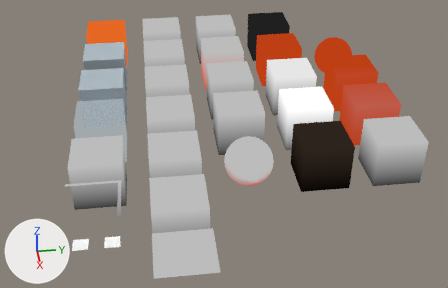
What one commit did to the Blender file assets/test_chambers/materials.blend.
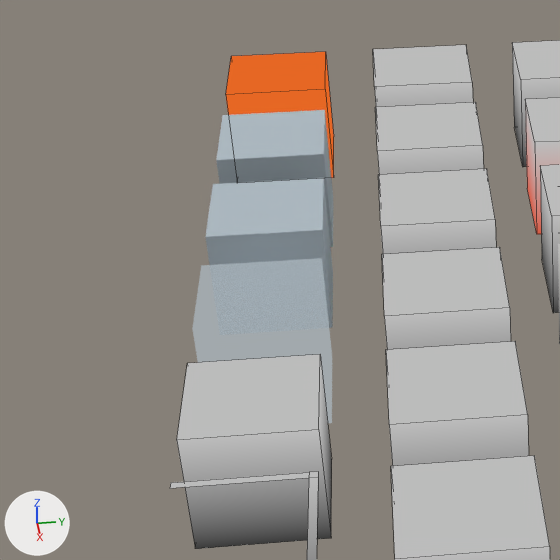
Each version is shown whole from a 50 mm camera at (29.28, -0.57, 14.58) aimed at (5.89, 2.37, -1.18), then close up on the part from 0% to 48% of the width and 0% to 74% of the height. Lighting does not change. The marker at lower left points along +X, +Y and +Z. The close-ups show mesh edges as thin lines.

In view in the first close-up: 'Plane', 'ambient block.001', 'ambient block.002', 'ambient block.003', 'ambient block.004', 'ambient block.005', 'ambient block.006', 'ambient block.007', 'ambient block.008', 'ambient block.016', 'ambient block.019', 'ambient block.026'.
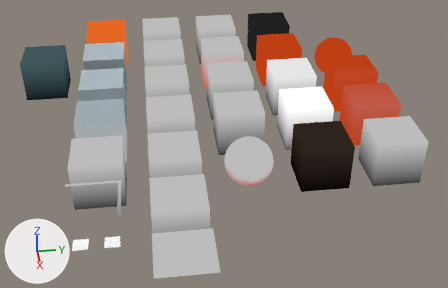
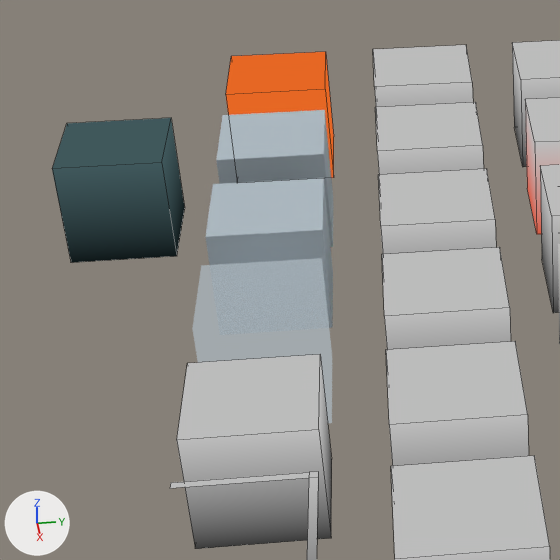
Where the change shows, as pixel boxes (x1, y1, x2, y2) in the close-ups (560 x 560 px):
'ambient block.032', added (cyan)
    after: (52, 118, 185, 263)

Edits to the bpy script that builds the scene:
```text
Add mat_door01a_skin6:
    mat_door01a_skin6 = bpy.data.materials.new('door01a_skin6')
    # nodes: Emission, Mix, OutputMaterial, VertexColor
    # colours: cyan #5a7a7f
Add me_cube_030:
    me_cube_030.from_pydata(...)  # a box spanning x -1.0..1.0, y -1.0..1.0, z -1.0..1.0
    me_cube_030.materials.append(mat_door01a_skin6)  # its picture is missing
Add ob_ambient_block_032:
    ob_ambient_block_032 = bpy.data.objects.new('ambient block.032', me_cube_030)
    ob_ambient_block_032.location = (0.0, -6.0, 0.0)
```
